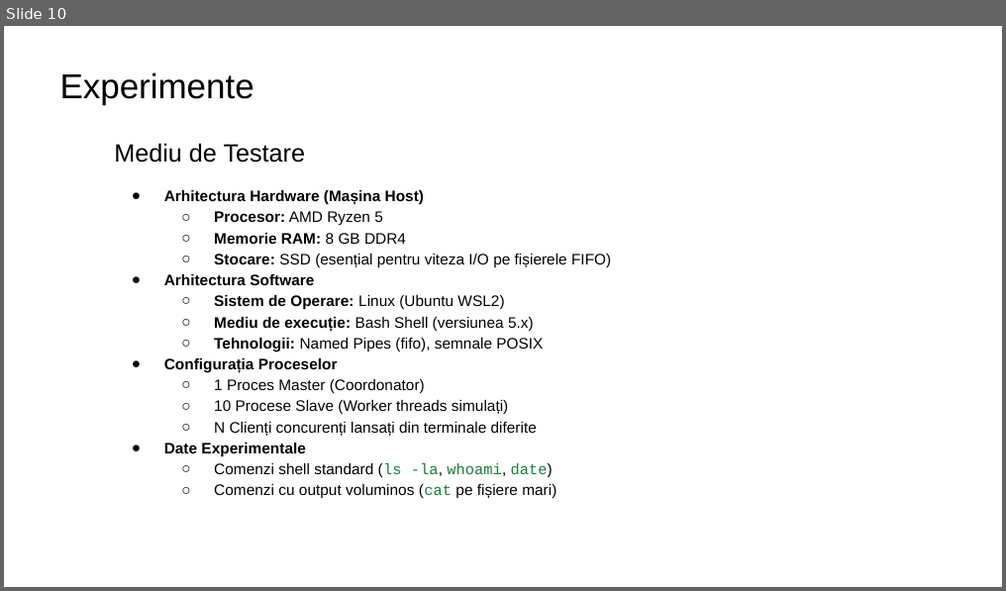
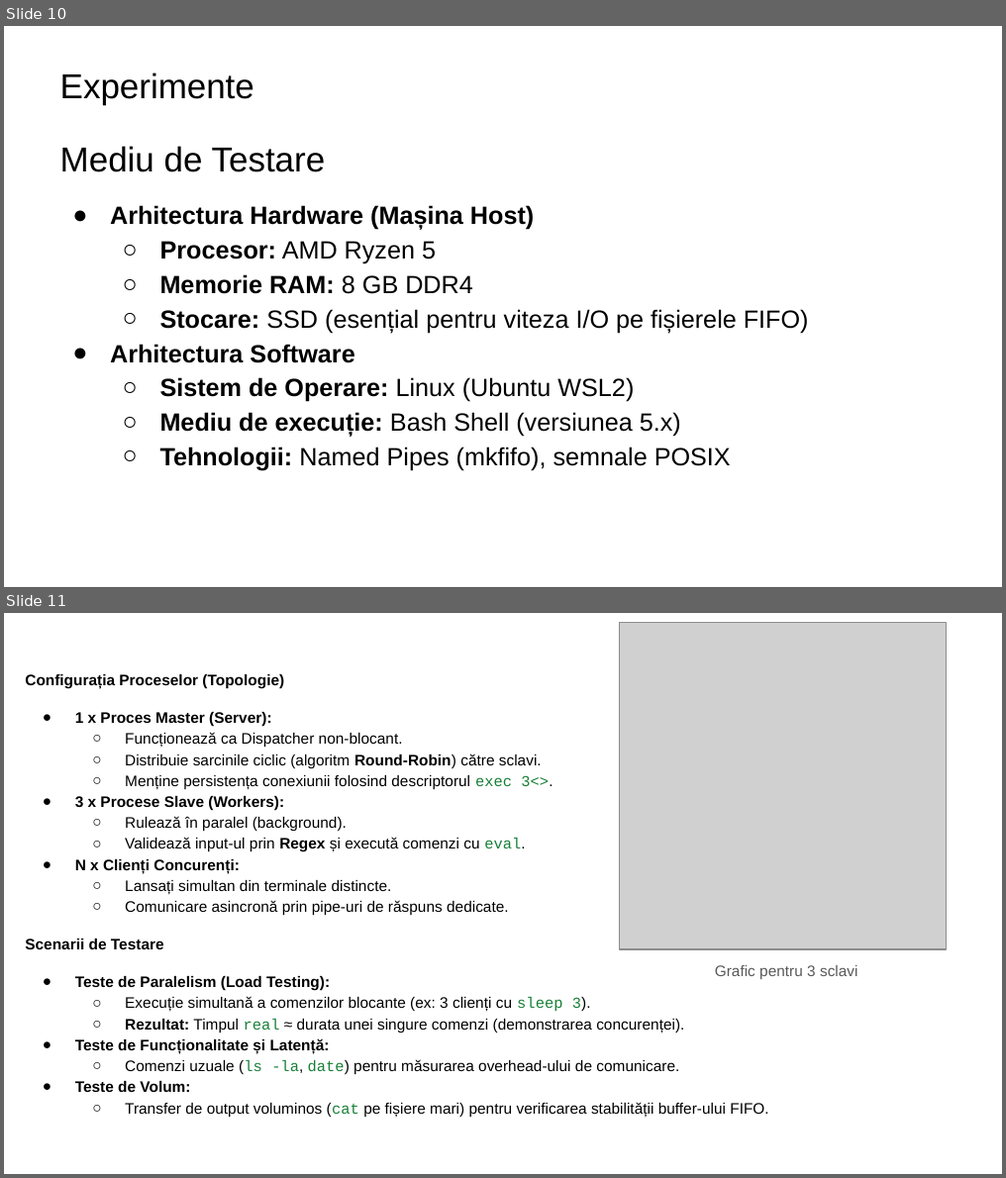
Before and after one commit to chitic05/FIFO-RSHD, a slide deck: FIFO-RSHD.pptx. Shown one above the other, each under a label of ours: slide 10 before the commit, slides 10 and 11 after it. The pictures are 1006x591 and 1006x1178 pixels, drawn with LibreOffice and Linux fonts; fonts in the diff are those of the drawing; grey boxes stand for pictures. Boxes give left, top, right and bottom in pixels: in the first picture for what was removed or moved away, otherwise in the second. Text is boxed around its words. In the diff, an @@ line names an element or a change of style, - is before the commit and + after.

```diff
--- a/FIFO-RSHD.pptx
+++ b/FIFO-RSHD.pptx
@@ slide 11 added at [4,613,1002,1174], background #FFFFFF @@
@@ picture added at [620,623,947,951] @@
@@ text added at [25,674,768,1117], 11 pt, text #000000 @@
+Configurația Proceselor (Topologie)
+● 1 x Proces Master (Server):
+  ○ Funcționează ca Dispatcher non-blocant.
+  ○ Distribuie sarcinile ciclic (algoritm Round-Robin) către sclavi.
+  ○ Menține persistența conexiunii folosind descriptorul exec 3<>.
+● 3 x Procese Slave (Workers):
+  ○ Rulează în paralel (background).
+  ○ Validează input-ul prin Regex și execută comenzi cu eval.
+● N x Clienți Concurenți:
+  ○ Lansați simultan din terminale distincte.
+  ○ Comunicare asincronă prin pipe-uri de răspuns dedicate.
+Scenarii de Testare
+● Teste de Paralelism (Load Testing):
+  ○ Execuție simultană a comenzilor blocante (ex: 3 clienți cu sleep 3).
+  ○ Rezultat: Timpul real ≈ durata unei singure comenzi (demonstrarea concurenței).
+● Teste de Funcționalitate și Latență:
+  ○ Comenzi uzuale (ls -la, date) pentru măsurarea overhead-ului de comunicare.
+● Teste de Volum:
+  ○ Transfer de output voluminos (cat pe fișiere mari) pentru verificarea stabilității buffer-ului FIFO.
@@ text added at [715,965,858,979], 11 pt, text #595959 @@
+Grafic pentru 3 sclavi
@@ slide 10 changed as well @@
@@ text "Mediu de Testare": place and size @@
-text "Mediu de Testare" at [114,143,611,498]
+text "Mediu de Testare" at [60,146,809,472]
@@ text at [60,146,809,437]: size 18 to 25 pt in "Mediu de Testare"; size 11 to 18 pt in "Arhitectura Hardware (Mașina Host)", "Procesor: AMD Ryzen 5", "Memorie RAM: 8 GB DDR4", "Stocare: SSD (esențial pentru viteza I/O pe ..." and 3 more places; indent changed @@
@@ text at [160,447,731,472]: text changed; size 11 to 18 pt @@
-  ○ Tehnologii: Named Pipes (fifo), semnale POSIX
-● Configurația Proceselor
-  ○ 1 Proces Master (Coordonator)
-  ○ 10 Procese Slave (Worker threads simulați)
-  ○ N Clienți concurenți lansați din terminale diferite
-● Date Experimentale
-  ○ Comenzi shell standard (ls -la, whoami, date)
-  ○ Comenzi cu output voluminos (cat pe fișiere mari)
+  ○ Tehnologii: Named Pipes (mkfifo), semnale POSIX
```
Also in this commit, not shown: 7 other slides changed, 1 slide removed, 1 other file.
